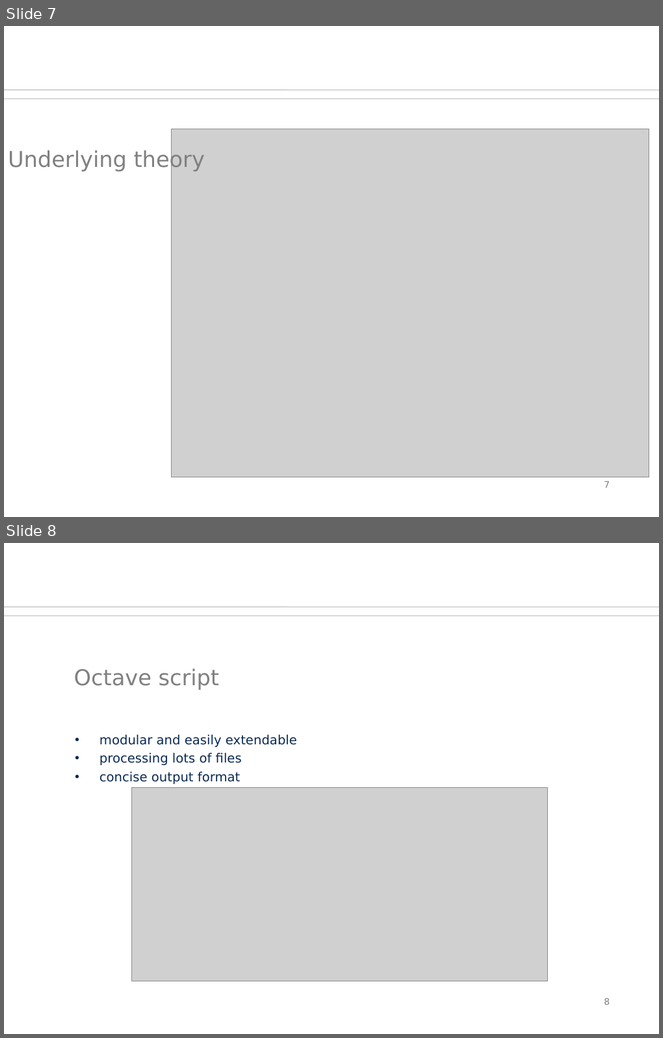
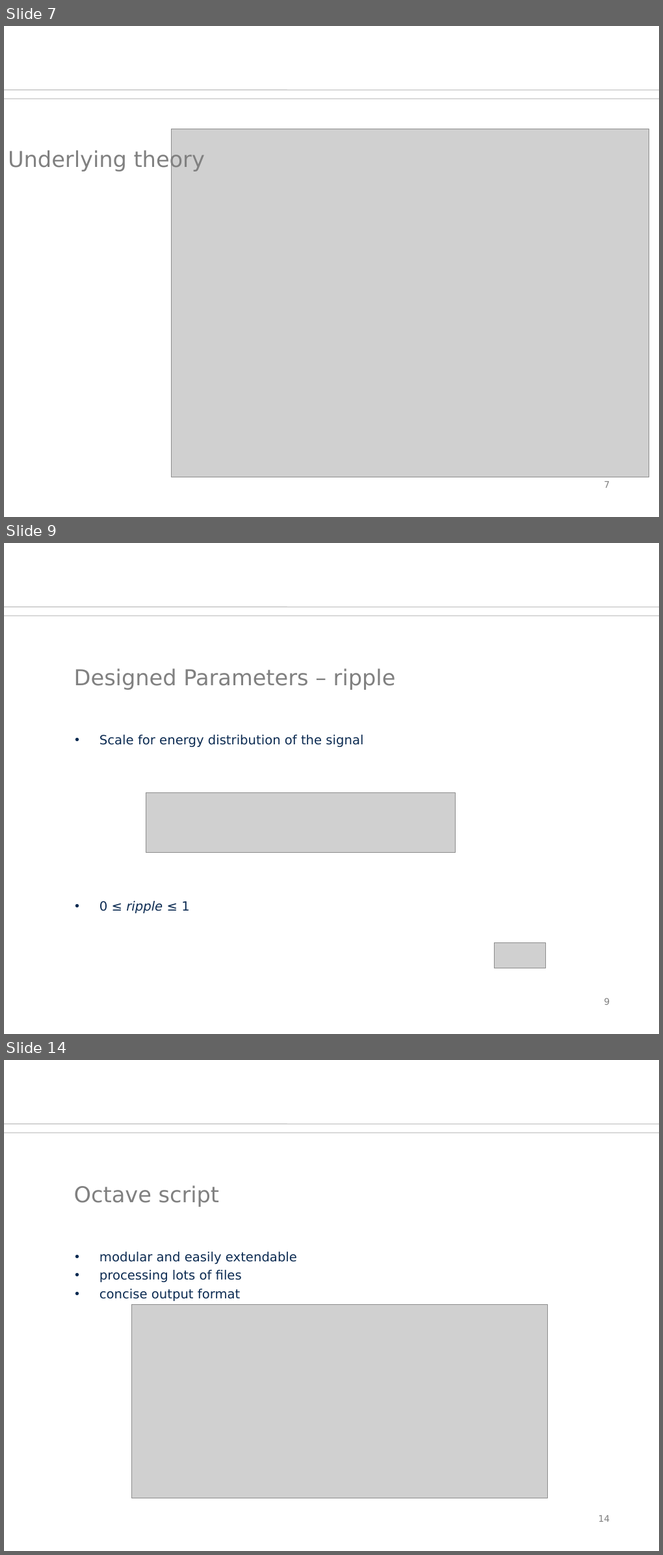
Before and after one commit to orgarten/Hauptseminar, a slide deck: Präsentation/btwf.odp. Shown one above the other, each under a label of ours: slides 7 and 8 before the commit, slides 7, 9 and 14 after it; the slides between them are not shown. The pictures are 663x1038 and 663x1555 pixels, drawn with LibreOffice and Linux fonts; fonts in the diff are those of the drawing; grey boxes stand for pictures; background and template pictures are left out. Boxes give left, top, right and bottom in pixels: in the first picture for what was removed or moved away, otherwise in the second. Text is boxed around its words. In the diff, an @@ line names an element or a change of style, - is before the commit and + after.

Commit message:
Beleg_CD with transformation symbols and Presentation with parameters-section

```diff
--- a/Präsentation/btwf.odp
+++ b/Präsentation/btwf.odp
@@ slide 9 added at bbox=[4, 543, 659, 1034], background #FFFFFF; not listed: 2 template elements that a slide beside it also shows @@
@@ title added at bbox=[74, 668, 396, 690], 24 pt, text #808080 @@
+Designed Parameters – ripple
@@ text added at bbox=[100, 735, 363, 913], 14 pt, text #0B2A51 @@
+• Scale for energy distribution of the signal
+• 0 ≤ ripple ≤ 1
@@ picture added at bbox=[146, 793, 456, 852] @@
@@ picture added at bbox=[494, 943, 546, 968] @@
@@ page number added at bbox=[604, 998, 610, 1005], 10 pt, text #808080 @@
+9
@@ what was slide 8 is now slide 14 @@
@@ page number at bbox=[599, 1516, 610, 1522]: text changed @@
-8
+14
```
Also in this commit, not shown: 5 other slides added, 2 other files.
